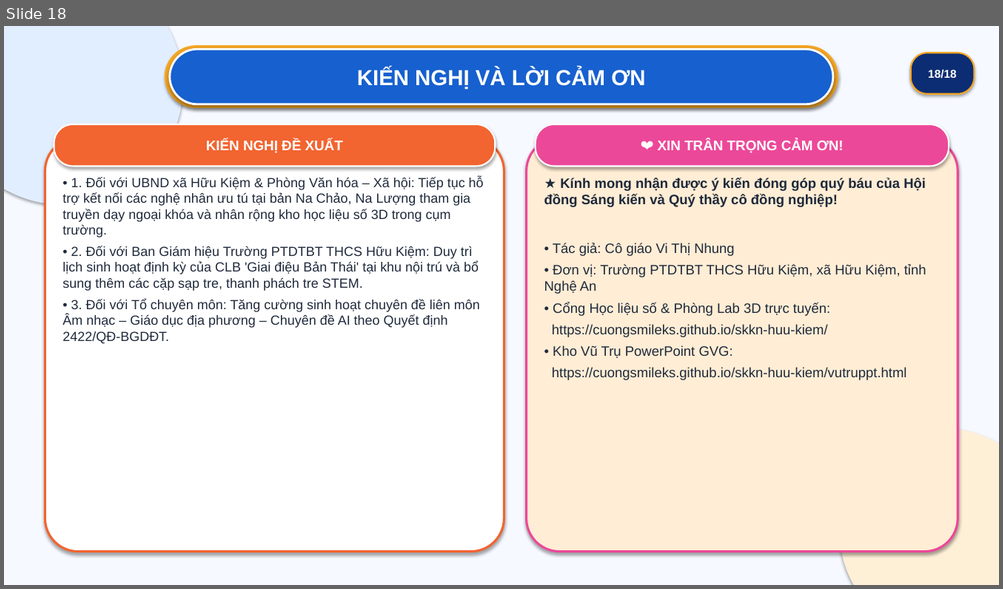
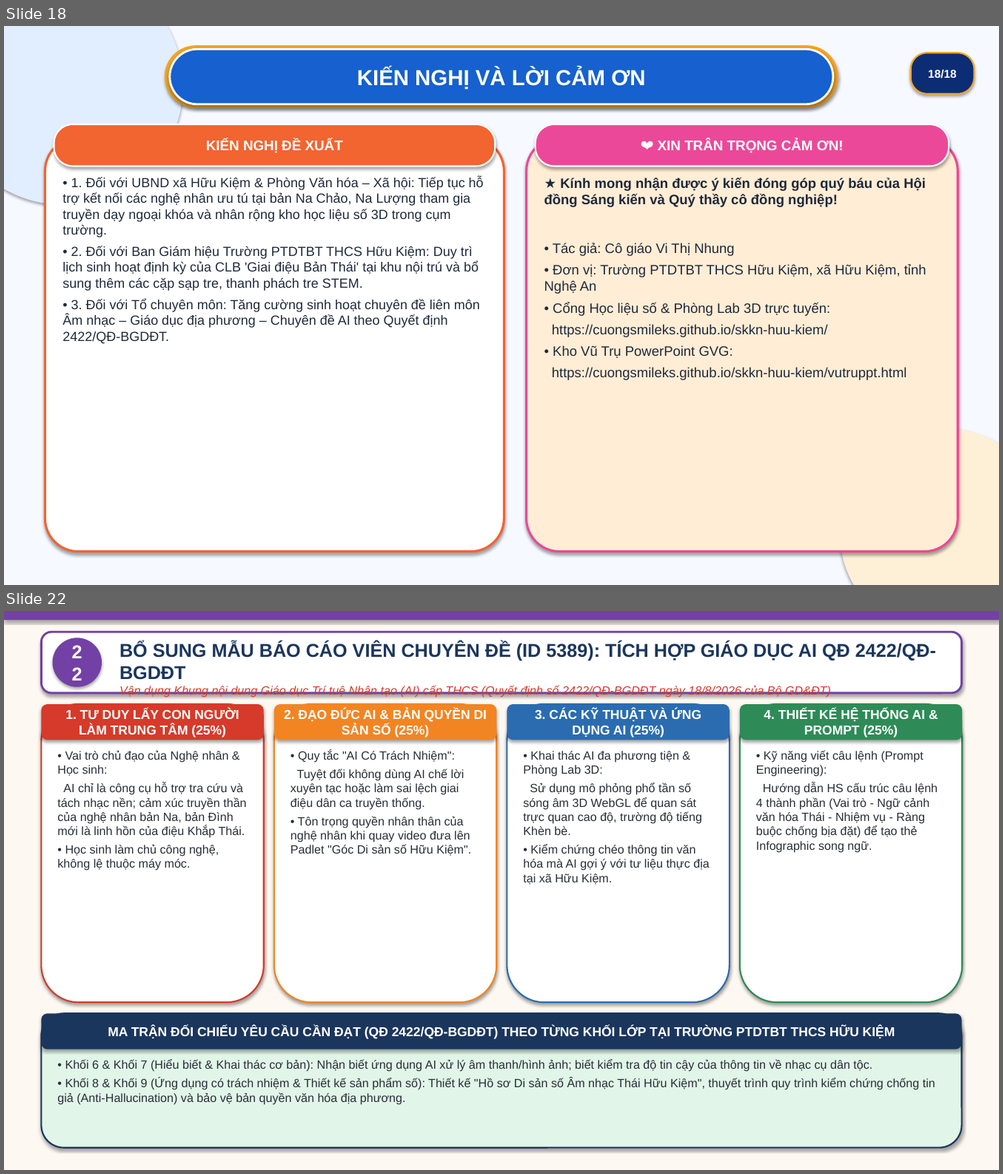
Before and after one commit to cuongsmileks/skkn-huu-kiem, a slide deck: BAO_CAO_BIEN_PHAP_GVG_MAU_M001_VUTRUPPT_VI_THI_NHUNG.pptx. Shown one above the other, each under a label of ours: slide 18 before the commit, slides 18 and 22 after it; the slides between them are not shown. The pictures are 1003x589 and 1003x1174 pixels, drawn with LibreOffice and Linux fonts; fonts in the diff are those of the drawing. Boxes give left, top, right and bottom in pixels: in the first picture for what was removed or moved away, otherwise in the second. Text is boxed around its words. In the diff, an @@ line names an element or a change of style, - is before the commit and + after.

```diff
--- a/BAO_CAO_BIEN_PHAP_GVG_MAU_M001_VUTRUPPT_VI_THI_NHUNG.pptx
+++ b/BAO_CAO_BIEN_PHAP_GVG_MAU_M001_VUTRUPPT_VI_THI_NHUNG.pptx
@@ slide 22 added at box(4, 611, 999, 1170), background #FFFFFF @@
@@ rectangle added at box(4, 611, 999, 1170), fill #FDF8F2 @@
@@ rectangle added at box(4, 611, 999, 620), fill #7341A5 @@
@@ rounded rectangle added at box(41, 632, 962, 693), fill #FFFFFF, outline #7341A5 2 pt @@
@@ ellipse added at box(53, 638, 102, 687), fill #7341A5, 18 pt, text #FFFFFF, bold @@
+22
@@ text added at box(119, 642, 936, 697), 11.5 pt, text #D63A2A, italic @@
+BỔ SUNG MẪU BÁO CÁO VIÊN CHUYÊN ĐỀ (ID 5389): TÍCH HỢP GIÁO DỤC AI QĐ 2422/QĐ-BGDĐT
+Vận dụng Khung nội dung Giáo dục Trí tuệ Nhân tạo (AI) cấp THCS (Quyết định số 2422/QĐ-BGDĐT ngày 18/8/2026 của Bộ GD&ĐT)
@@ rounded rectangle added at box(41, 704, 264, 1002), fill #FFFFFF, outline #D63A2A 1.5 pt @@
@@ rounded rectangle added at box(41, 704, 264, 740), fill #D63A2A, 12.5 pt, text #FFFFFF, bold @@
+1. TƯ DUY LẤY CON NGƯỜI LÀM TRUNG TÂM (25%)
@@ rounded rectangle added at box(274, 704, 496, 1002), fill #FFFFFF, outline #F28522 1.5 pt @@
@@ rounded rectangle added at box(274, 704, 496, 740), fill #F28522, 12.5 pt, text #FFFFFF, bold @@
+2. ĐẠO ĐỨC AI & BẢN QUYỀN DI SẢN SỐ (25%)
@@ rounded rectangle added at box(507, 704, 729, 1002), fill #FFFFFF, outline #2B6CB0 1.5 pt @@
@@ rounded rectangle added at box(507, 704, 729, 740), fill #2B6CB0, 12.5 pt, text #FFFFFF, bold @@
+3. CÁC KỸ THUẬT VÀ ỨNG DỤNG AI (25%)
@@ rounded rectangle added at box(740, 704, 962, 1002), fill #FFFFFF, outline #2E8B57 1.5 pt @@
@@ rounded rectangle added at box(740, 704, 962, 740), fill #2E8B57, 12.5 pt, text #FFFFFF, bold @@
+4. THIẾT KẾ HỆ THỐNG AI & PROMPT (25%)
@@ text added at box(57, 751, 246, 871), 11.5 pt, text #282D37 @@
+• Vai trò chủ đạo của Nghệ nhân & Học sinh:
+AI chỉ là công cụ hỗ trợ tra cứu và tách nhạc nền; cảm xúc truyền thần của nghệ nhân bản Na, bản Đình mới là linh hồn của điệu Khắp Thái.
+• Học sinh làm chủ công nghệ, không lệ thuộc máy móc.
@@ text added at box(290, 750, 471, 856), 11.5 pt, text #282D37 @@
+• Quy tắc "AI Có Trách Nhiệm":
+Tuyệt đối không dùng AI chế lời xuyên tạc hoặc làm sai lệch giai điệu dân ca truyền thống.
+• Tôn trọng quyền nhân thân của nghệ nhân khi quay video đưa lên Padlet "Góc Di sản số Hữu Kiệm".
@@ text added at box(523, 751, 708, 885), 11.5 pt, text #282D37 @@
+• Khai thác AI đa phương tiện & Phòng Lab 3D:
+Sử dụng mô phỏng phổ tần số sóng âm 3D WebGL để quan sát trực quan cao độ, trường độ tiếng Khèn bè.
+• Kiểm chứng chéo thông tin văn hóa mà AI gợi ý với tư liệu thực địa tại xã Hữu Kiệm.
@@ text added at box(756, 750, 937, 852), 11.5 pt, text #282D37 @@
+• Kỹ năng viết câu lệnh (Prompt Engineering):
+Hướng dẫn HS cấu trúc câu lệnh 4 thành phần (Vai trò - Ngữ cảnh văn hóa Thái - Nhiệm vụ - Ràng buộc chống bịa đặt) để tạo thẻ Infographic song ngữ.
@@ rounded rectangle added at box(41, 1014, 962, 1148), fill #E1F5E8, outline #1B365D 1.5 pt @@
@@ rounded rectangle added at box(41, 1014, 962, 1050), fill #1B365D, 12.5 pt, text #FFFFFF, bold @@
+MA TRẬN ĐỐI CHIẾU YÊU CẦU CẦN ĐẠT (QĐ 2422/QĐ-BGDĐT) THEO TỪNG KHỐI LỚP TẠI TRƯỜNG PTDTBT THCS HỮU KIỆM
@@ text added at box(57, 1059, 935, 1105), 11.5 pt, text #282D37 @@
+• Khối 6 & Khối 7 (Hiểu biết & Khai thác cơ bản): Nhận biết ứng dụng AI xử lý âm thanh/hình ảnh; biết kiểm tra độ tin cậy của thông tin về nhạc cụ dân tộc.
+• Khối 8 & Khối 9 (Ứng dụng có trách nhiệm & Thiết kế sản phẩm số): Thiết kế "Hồ sơ Di sản số Âm nhạc Thái Hữu Kiệm", thuyết trình quy trình kiểm chứng chống tin giả (Anti-Hallucination) và bảo vệ bản quyền văn hóa địa phương.
```
Also in this commit, not shown: 5 other slides added, 1 other file.
